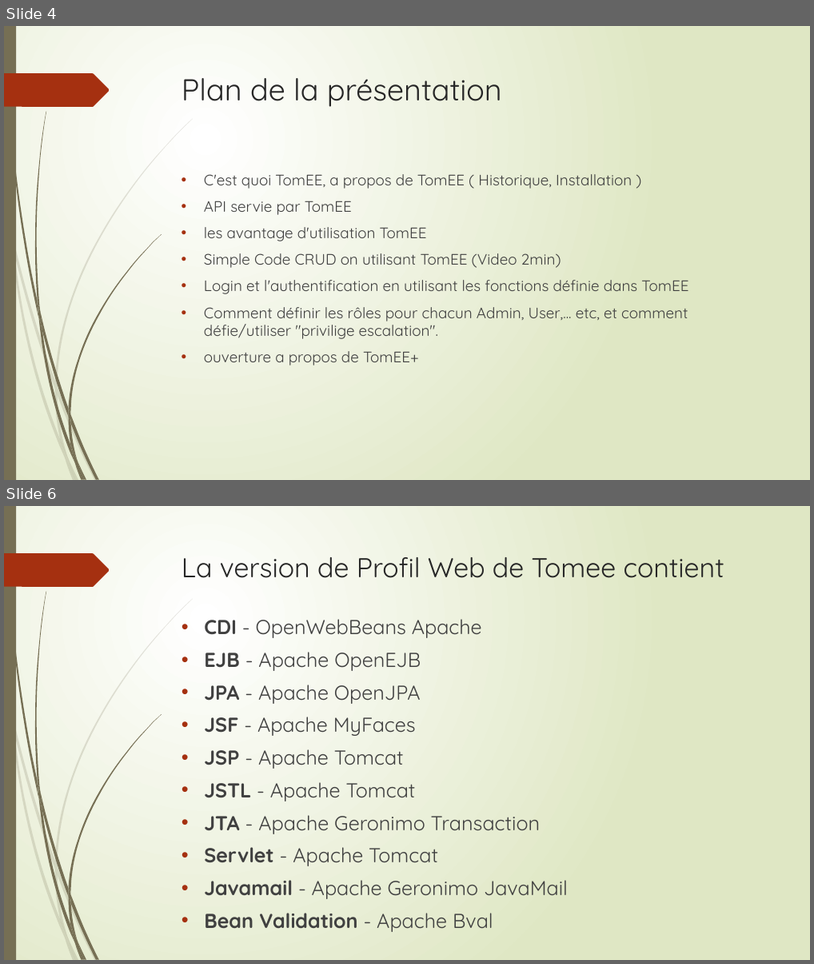
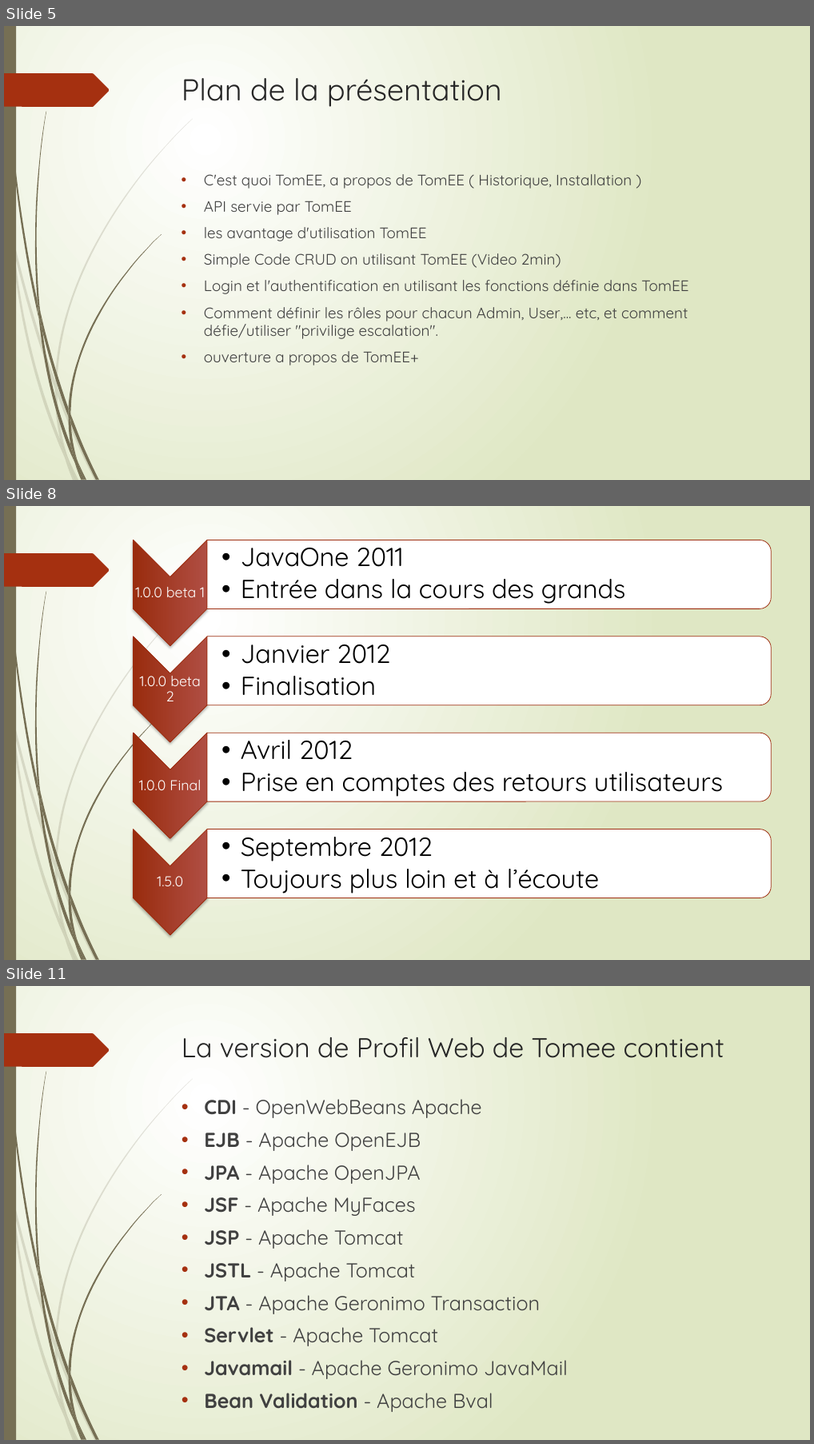
Before and after one commit to Tarek-Adra/TomEE, a slide deck: presentation.pptx. Shown one above the other, each under a label of ours: slides 4 and 6 before the commit, slides 5, 8 and 11 after it; the slides between them are not shown. The pictures are 814x964 and 814x1444 pixels, drawn with LibreOffice and Linux fonts; fonts in the diff are those of the drawing. Boxes give left, top, right and bottom in pixels: in the first picture for what was removed or moved away, otherwise in the second. Text is boxed around its words. In the diff, an @@ line names an element or a change of style, - is before the commit and + after.

Commit message:
update ppt

```diff
--- a/presentation.pptx
+++ b/presentation.pptx
@@ slide 8 added at <box>4,506,810,960</box>, background gradient #FFFFFF to #DFE8C4; not listed: 24 template elements that a slide beside it also shows @@
@@ chevron added at <box>133,540,207,645</box>, fill gradient #B14E43 to #9A2D0F, outline #9E2E0F 0.75 pt @@
@@ round same rect added at <box>207,540,772,609</box>, fill #FFFFFF at 90% opacity, outline #9E2E0F 0.75 pt @@
@@ text added at <box>241,540,626,604</box>, 31 pt, text #000000 @@
+  •• JavaOne 2011
+  •• Entrée dans la cours des grands
@@ text added at <box>135,587,205,597</box>, 17 pt, text #FFFFFF @@
+1.0.0 beta 1
@@ chevron added at <box>133,636,207,742</box>, fill gradient #B14E43 to #9A2D0F, outline #9E2E0F 0.75 pt @@
@@ round same rect added at <box>207,636,772,705</box>, fill #FFFFFF at 90% opacity, outline #9E2E0F 0.75 pt @@
@@ text added at <box>241,636,390,696</box>, 31 pt, text #000000 @@
+  •• Janvier 2012
+  •• Finalisation
@@ text added at <box>140,671,201,701</box>, 17 pt, text #FFFFFF @@
+1.0.0 beta 2
@@ chevron added at <box>133,732,207,839</box>, fill gradient #B14E43 to #9A2D0F, outline #9E2E0F 0.75 pt @@
@@ round same rect added at <box>207,732,772,801</box>, fill #FFFFFF at 90% opacity, outline #9E2E0F 0.75 pt @@
@@ text added at <box>241,732,723,796</box>, 31 pt, text #000000 @@
+  •• Avril 2012
+  •• Prise en comptes des retours utilisateurs
@@ text added at <box>139,780,201,790</box>, 17 pt, text #FFFFFF @@
+1.0.0 Final
@@ chevron added at <box>133,828,207,935</box>, fill gradient #B14E43 to #9A2D0F, outline #9E2E0F 0.75 pt @@
@@ round same rect added at <box>207,828,772,898</box>, fill #FFFFFF at 90% opacity, outline #9E2E0F 0.75 pt @@
@@ text added at <box>241,828,599,893</box>, 31 pt, text #000000 @@
+  •• Septembre 2012
+  •• Toujours plus loin et à l’écoute
@@ text added at <box>157,876,183,886</box>, 17 pt, text #FFFFFF @@
+1.5.0
@@ what was slide 4 is now slide 5 @@
@@ what was slide 6 is now slide 11 @@
```
Also in this commit, not shown: 15 other slides added, 1 slide removed, 1 other file.
